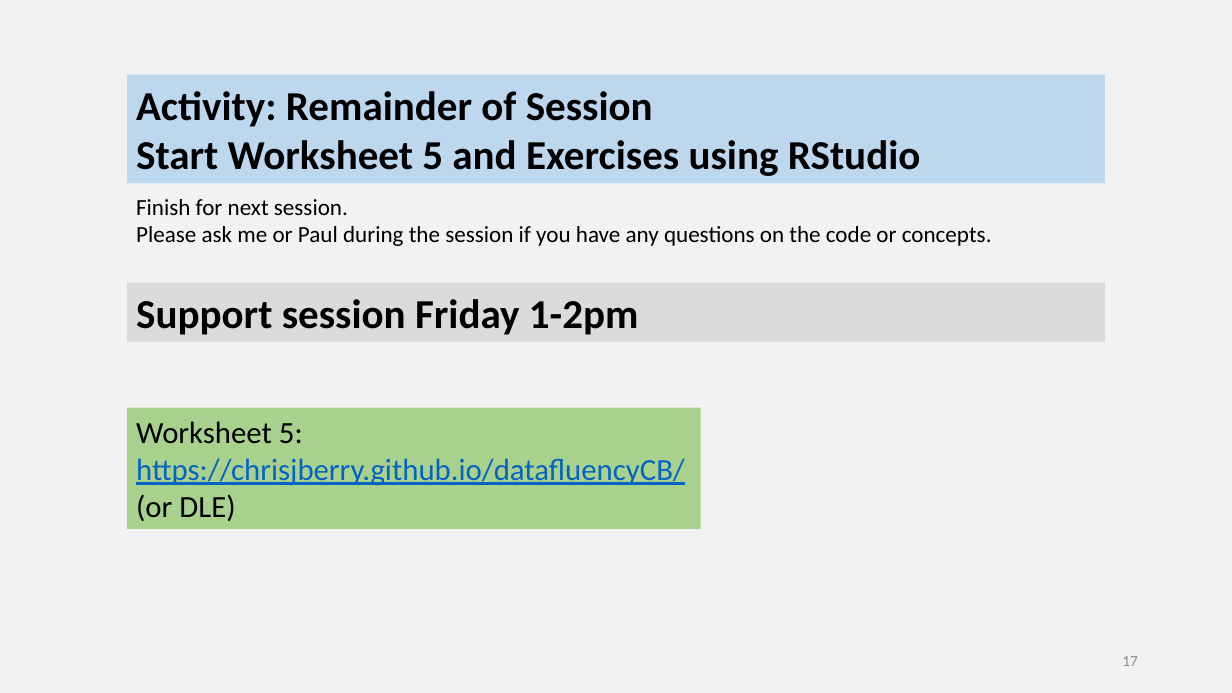
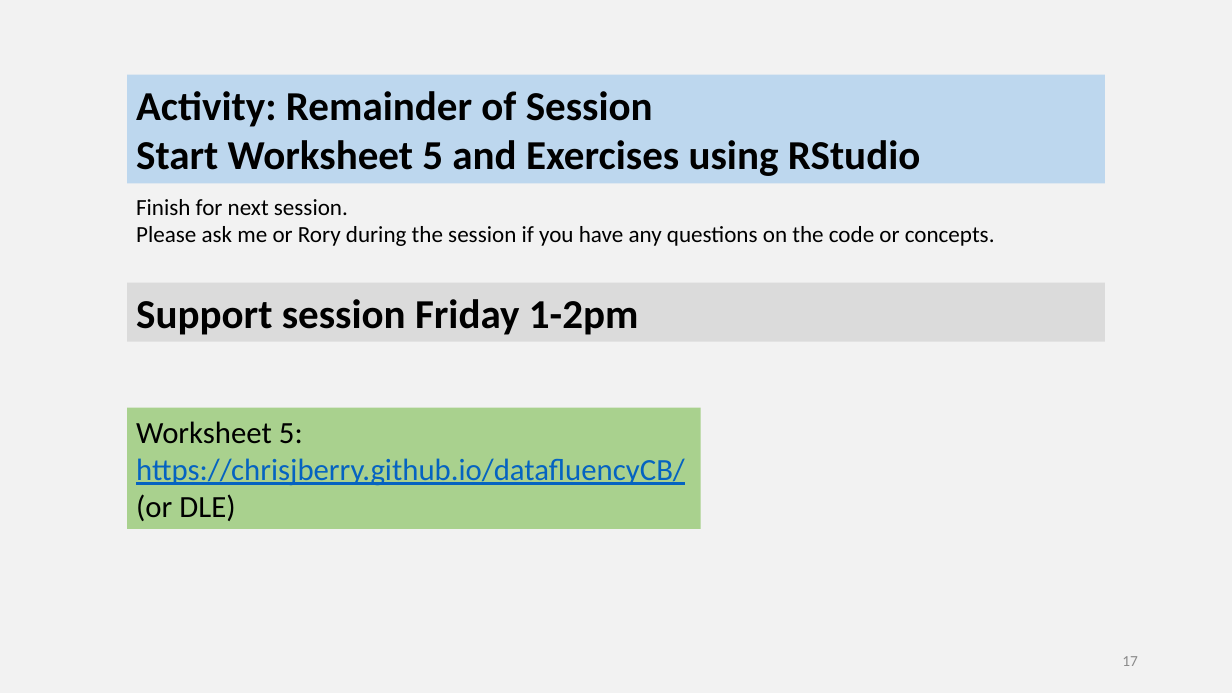
Before and after one commit to chrisjberry/datafluencyCB, a slide deck: slide 17 of docs/slides/PSYC753_L5_MultipleRegression3.pptx. Drawn at 1232x693 pixels with LibreOffice and Linux fonts; fonts in the diff are those of the drawing. Boxes give left, top, right and bottom in pixels: in the first picture for what was removed or moved away, otherwise in the second. Text is boxed around its words. In the diff, an @@ line names an element or a change of style, - is before the commit and + after.

```diff
--- a/docs/slides/PSYC753_L5_MultipleRegression3.pptx
+++ b/docs/slides/PSYC753_L5_MultipleRegression3.pptx
@@ text at [136,199,995,246]: text changed @@
-Finish for next session.
-Please ask me or Paul during the session if you have any questions on the code or concepts.
+Finish for next session.
+Please ask me or Rory during the session if you have any questions on the code or concepts.
```
